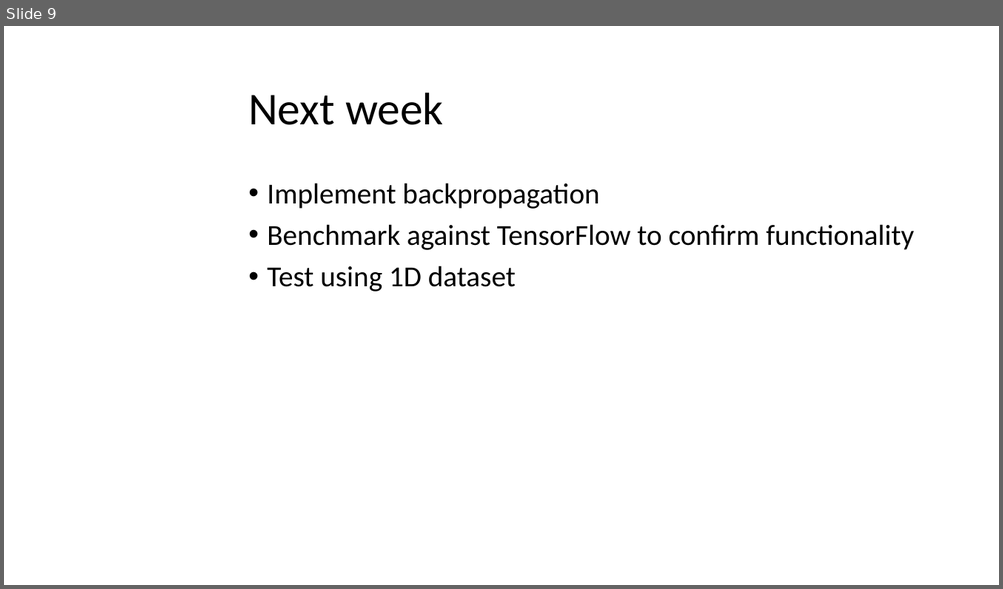
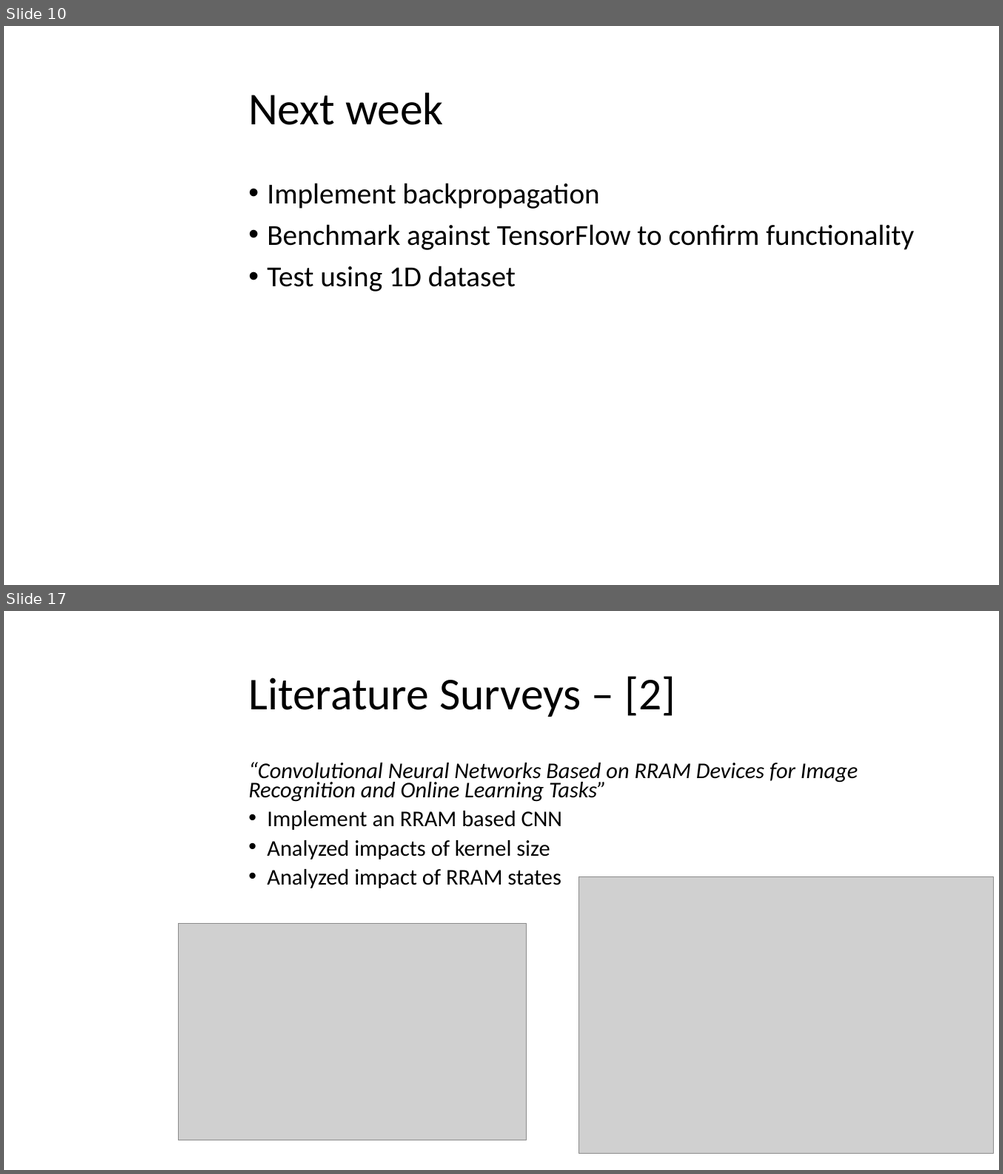
Before and after one commit to mayersjd/HardwareCNN, a slide deck: Presentations/ProjectPresentation_02-18.pptx. Shown one above the other, each under a label of ours: slide 9 before the commit, slides 10 and 17 after it; the slides between them are not shown. The pictures are 1003x589 and 1003x1174 pixels, drawn with LibreOffice and Linux fonts; fonts in the diff are those of the drawing; grey boxes stand for pictures; background and template pictures are left out. Boxes give left, top, right and bottom in pixels: in the first picture for what was removed or moved away, otherwise in the second. Text is boxed around its words. In the diff, an @@ line names an element or a change of style, - is before the commit and + after.

```diff
--- a/Presentations/ProjectPresentation_02-18.pptx
+++ b/Presentations/ProjectPresentation_02-18.pptx
@@ slide 17 added at (4,611,999,1170), background picture (left out) @@
@@ title added at (248,676,675,717), 44 pt, text #000000 @@
+Literature Surveys – [2]
@@ text added at (248,762,857,889), 21.7 pt, text #000000, italic @@
+“Convolutional Neural Networks Based on RRAM Devices for Image Recognition and Online Learning Tasks”
+• Implement an RRAM based CNN
+• Analyzed impacts of kernel size
+• Analyzed impact of RRAM states
@@ picture added at (579,877,993,1154) @@
@@ picture added at (178,923,526,1141) @@
@@ what was slide 9 is now slide 10 @@
```
Also in this commit, not shown: 2 slides changed, 10 other slides added, 1 other file.
